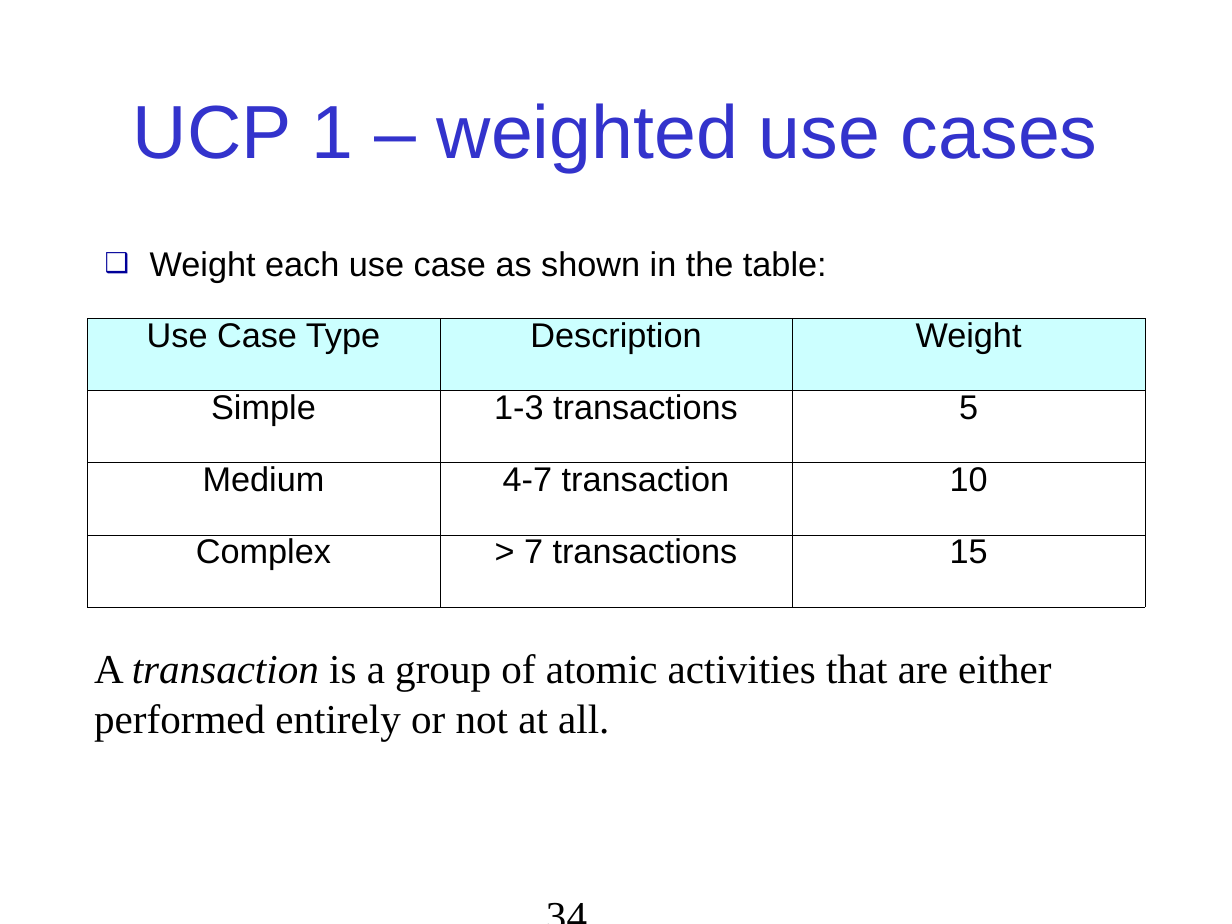
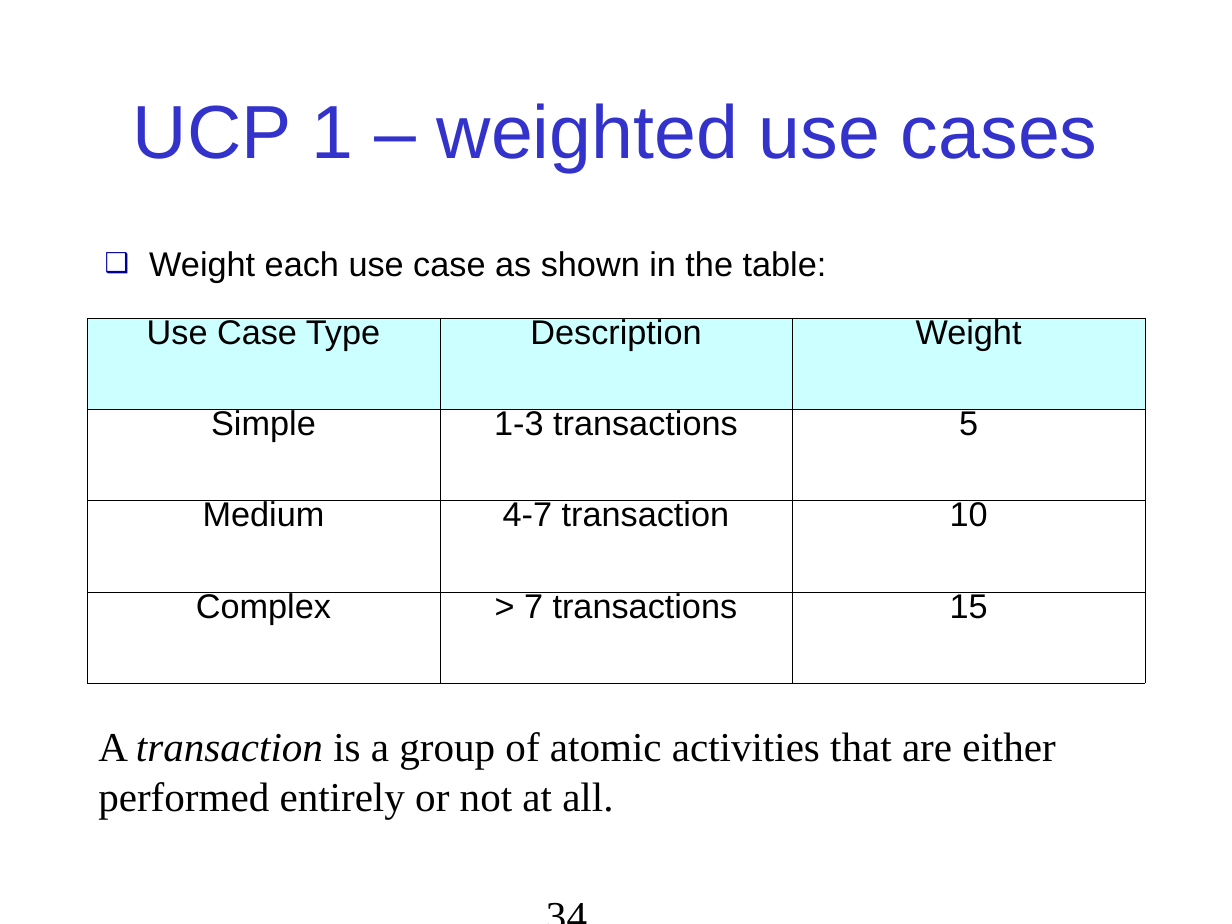
Before and after one commit to jbrucker/SoftwareProcess, a slide deck: slide 34 of week4/Estimation.ppt. Drawn at 1232x924 pixels with LibreOffice and Linux fonts; fonts in the diff are those of the drawing. Boxes give left, top, right and bottom in pixels: in the first picture for what was removed or moved away, otherwise in the second. Text is boxed around its words. In the diff, an @@ line names an element or a change of style, - is before the commit and + after.

```diff
--- a/week4/Estimation.ppt
+++ b/week4/Estimation.ppt
@@ table at (87, 318, 1145, 683) @@
@@ line spacing 0.74 to 0.66 @@
@@ text "A transaction is a group ...": place and size @@
-text "A transaction is a group ..." at (94, 654, 1051, 741)
+text "A transaction is a group ..." at (98, 732, 1055, 819)
```
Also in this commit, not shown: 38 other slides changed, 26 other files.
